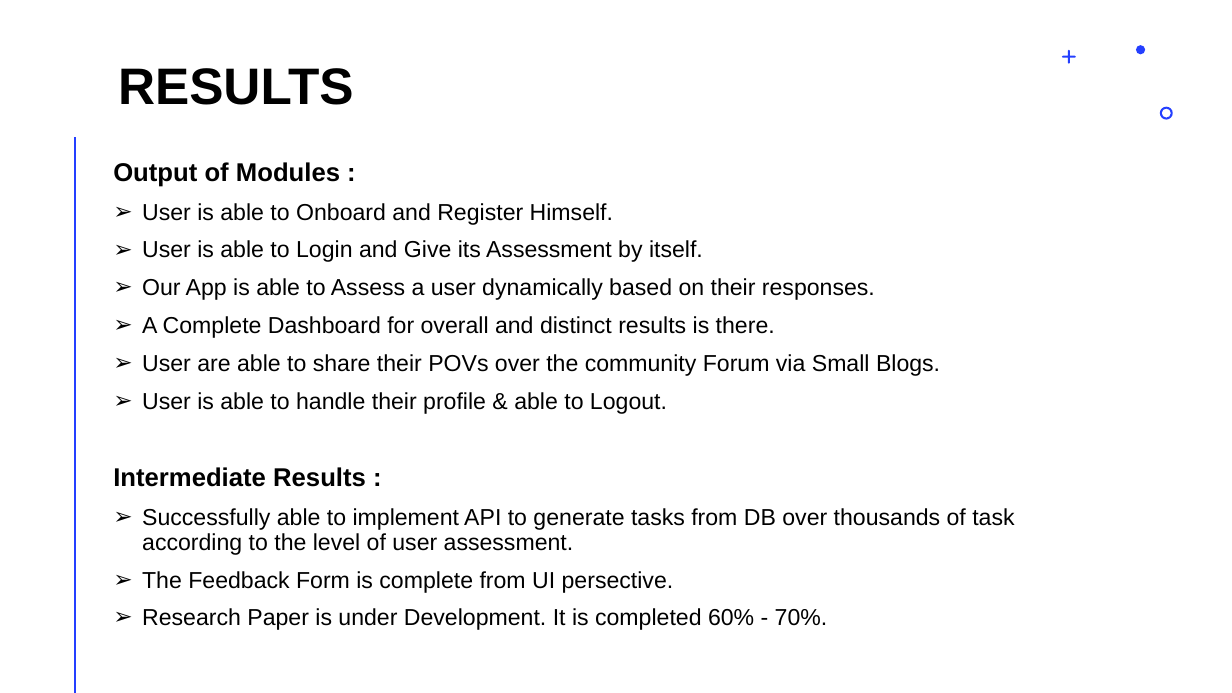
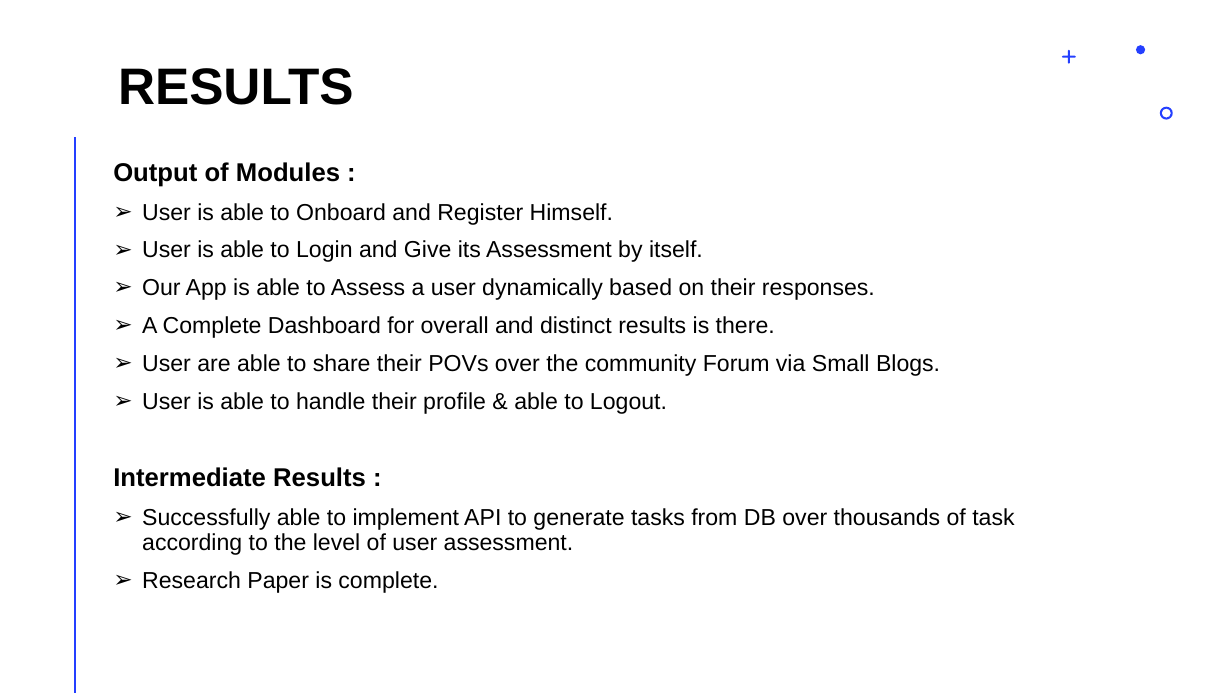
Before and after one commit to MANOBAL-CODEBASE/MANOBAL, a slide deck: slide 10 of MANOBAL PPT.pptx. Drawn at 1232x693 pixels with LibreOffice and Linux fonts; fonts in the diff are those of the drawing. Boxes give left, top, right and bottom in pixels: in the first picture for what was removed or moved away, otherwise in the second. Text is boxed around its words. In the diff, an @@ line names an element or a change of style, - is before the commit and + after.

Commit message:
PPT Updated

```diff
--- a/MANOBAL PPT.pptx
+++ b/MANOBAL PPT.pptx
@@ text at <box>142,571,438,593</box>: text changed @@
-➢ The Feedback Form is complete from UI persective.
-➢ Research Paper is under Development. It is completed 60% - 70%.
+➢ Research Paper is complete.
```
Also in this commit, not shown: 1 other file.
